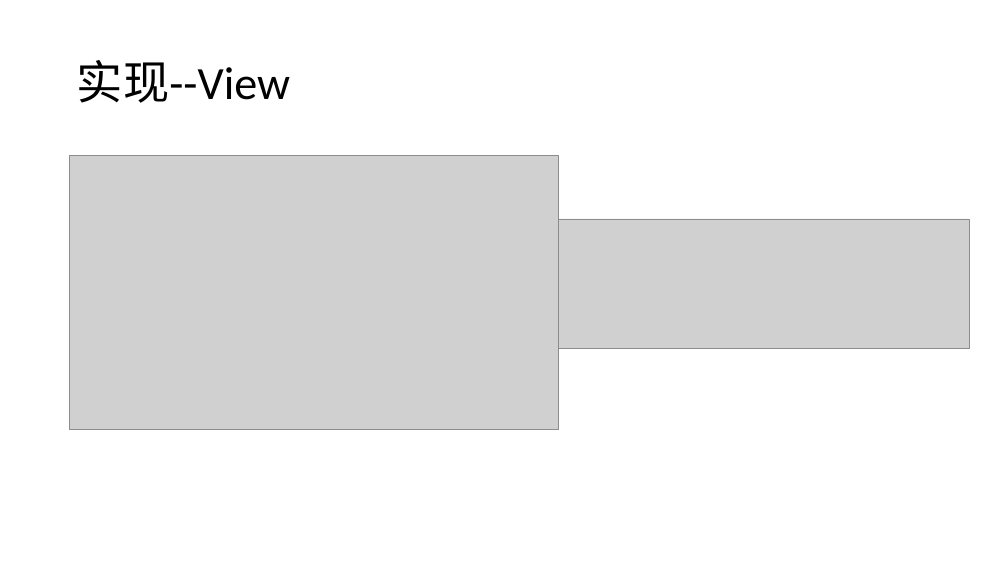
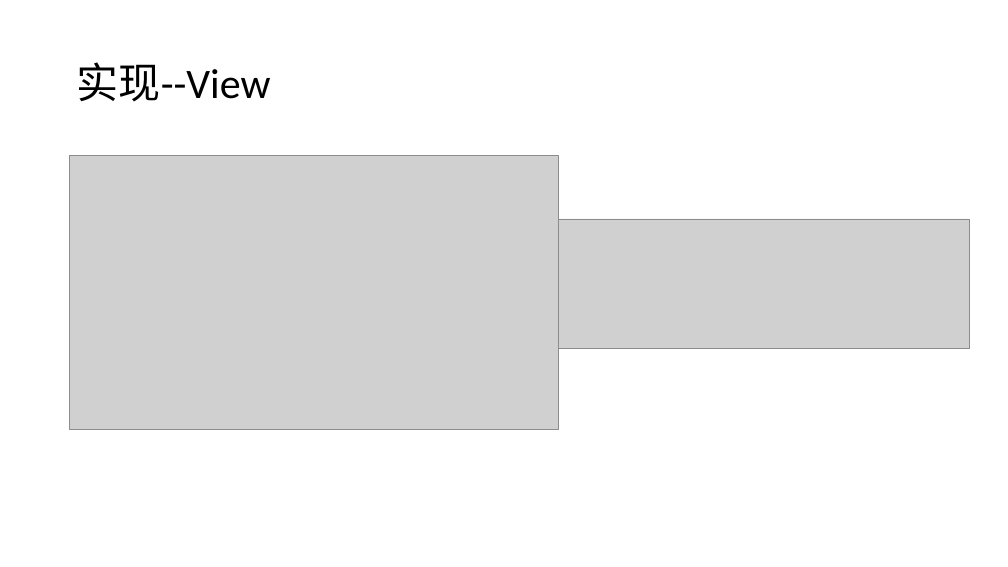
Before and after one commit to sifutang/MyAlbum, a slide deck: slide 8 of doc.pptx. Drawn at 1008x567 pixels with LibreOffice and Linux fonts; fonts in the diff are those of the drawing; grey boxes stand for pictures. Boxes give left, top, right and bottom in pixels: in the first picture for what was removed or moved away, otherwise in the second. Text is boxed around its words. In the diff, an @@ line names an element or a change of style, - is before the commit and + after.

```diff
--- a/doc.pptx
+++ b/doc.pptx
@@ title "实现--View" at (77, 62, 271, 102): size 44 to 40 pt @@
```
Also in this commit, not shown: 8 other slides changed, 4 slides added, 1 slide removed.
